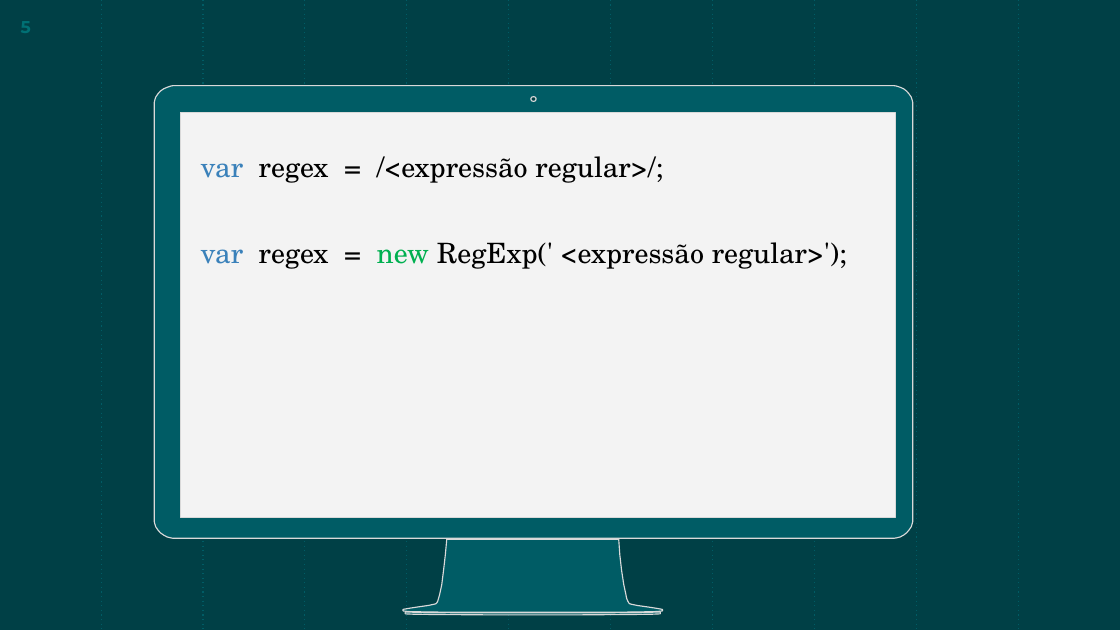
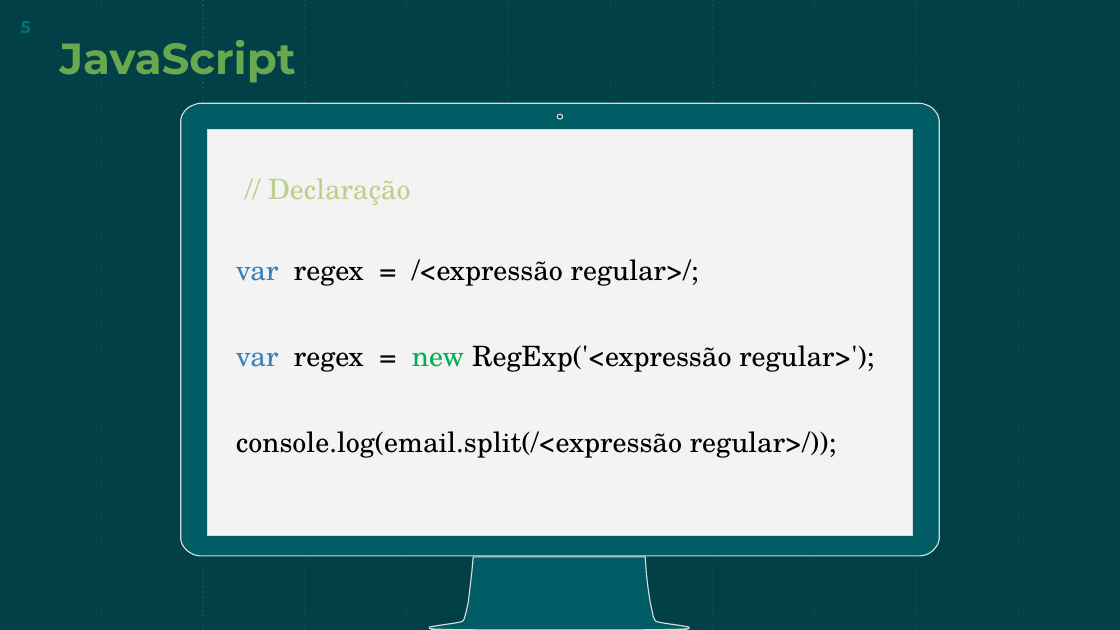
Before and after one commit to JonyAlan/regex, a slide deck: slide 5 of Regex.pptx. Drawn at 1120x630 pixels with LibreOffice and Linux fonts; fonts in the diff are those of the drawing. Boxes give left, top, right and bottom in pixels: in the first picture for what was removed or moved away, otherwise in the second. Text is boxed around its words. In the diff, an @@ line names an element or a change of style, - is before the commit and + after.

```diff
--- a/Regex.pptx
+++ b/Regex.pptx
@@ text added at bbox=[60, 40, 296, 83], 28 pt, text #6AA84F, bold @@
+JavaScript
@@ freeform shape: place and size @@
-freeform shape at bbox=[155, 86, 913, 615]
+freeform shape at bbox=[180, 103, 939, 630]
@@ rectangle: place and size @@
-rectangle at bbox=[180, 112, 895, 517]
+rectangle at bbox=[207, 130, 913, 535]
@@ text added at bbox=[268, 178, 410, 205], 18 pt, text #BBD189 @@
+// Declaração
@@ text "var regex = /<expressão regular>/;": place and size @@
-text "var regex = /<expressão regular>/;" at bbox=[201, 156, 847, 269]
+text "var regex = /<expressão regular>/;" at bbox=[236, 259, 874, 458]
@@ text at bbox=[236, 345, 874, 458]: text changed @@
-var regex = new RegExp(' <expressão regular>');
+var regex = new RegExp('<expressão regular>');
+console.log(email.split(/<expressão regular>/));
```
Also in this commit, not shown: 8 other slides changed, 9 slides added, 14 slides removed.
